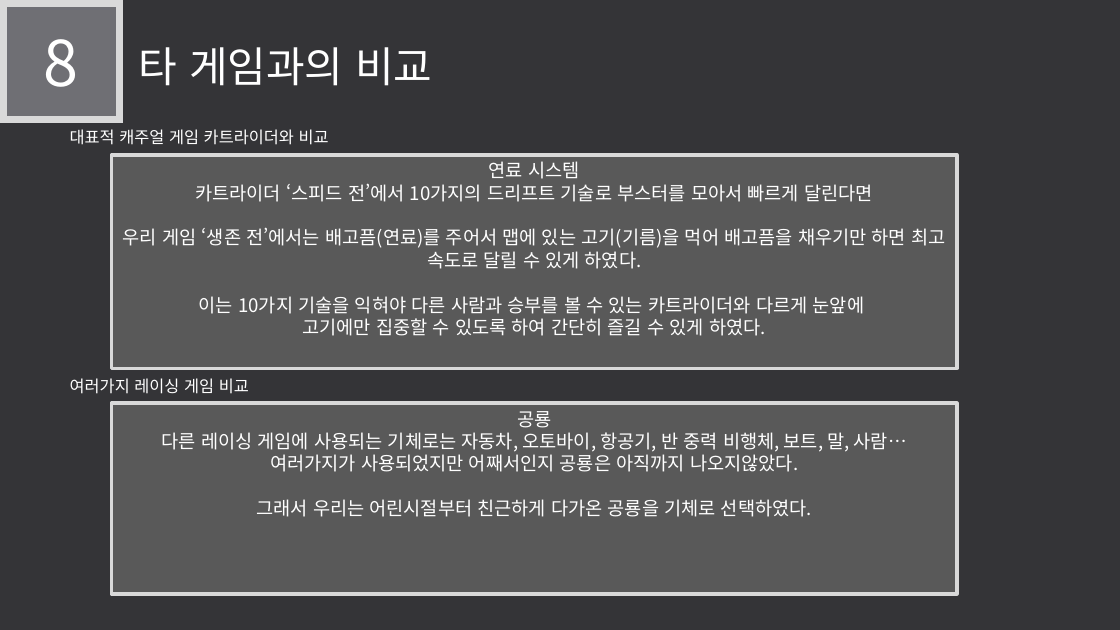
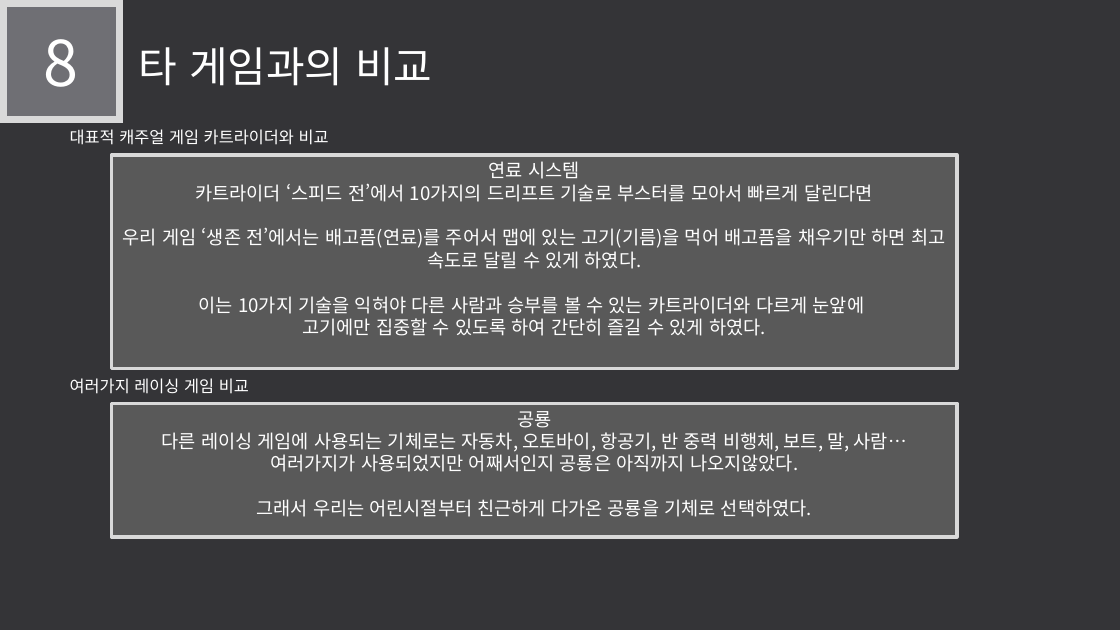
Before and after one commit to LEGO0937/Our_Project, a slide deck: slide 15 of 기획단계/졸작 제안서_α.pptx. Drawn at 1120x630 pixels with LibreOffice and Linux fonts; fonts in the diff are those of the drawing. Boxes give left, top, right and bottom in pixels: in the first picture for what was removed or moved away, otherwise in the second. Text is boxed around its words. In the diff, an @@ line names an element or a change of style, - is before the commit and + after.

```diff
--- a/기획단계/졸작 제안서_α.pptx
+++ b/기획단계/졸작 제안서_α.pptx
@@ rectangle "공룡": place and size @@
-rectangle "공룡" at box(112, 403, 957, 594)
+rectangle "공룡" at box(112, 403, 957, 537)
```
Also in this commit, not shown: 2 other slides changed.
